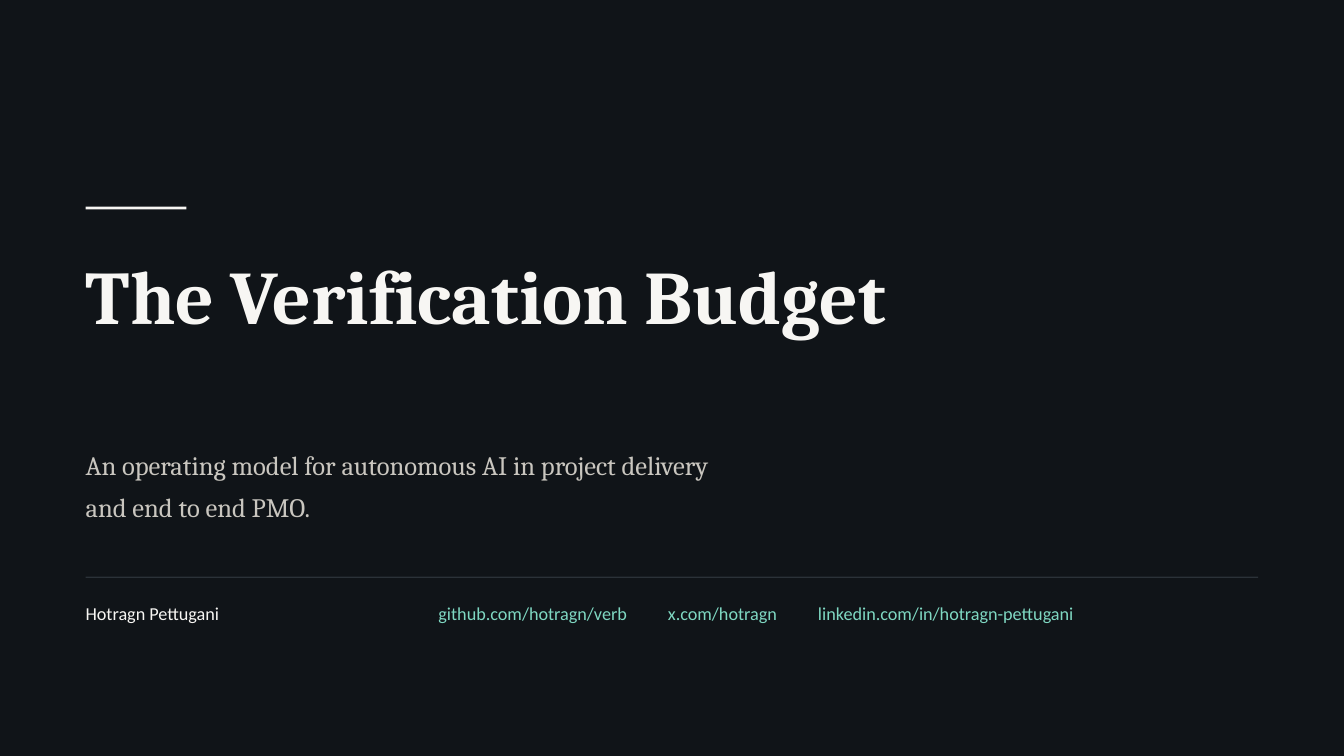
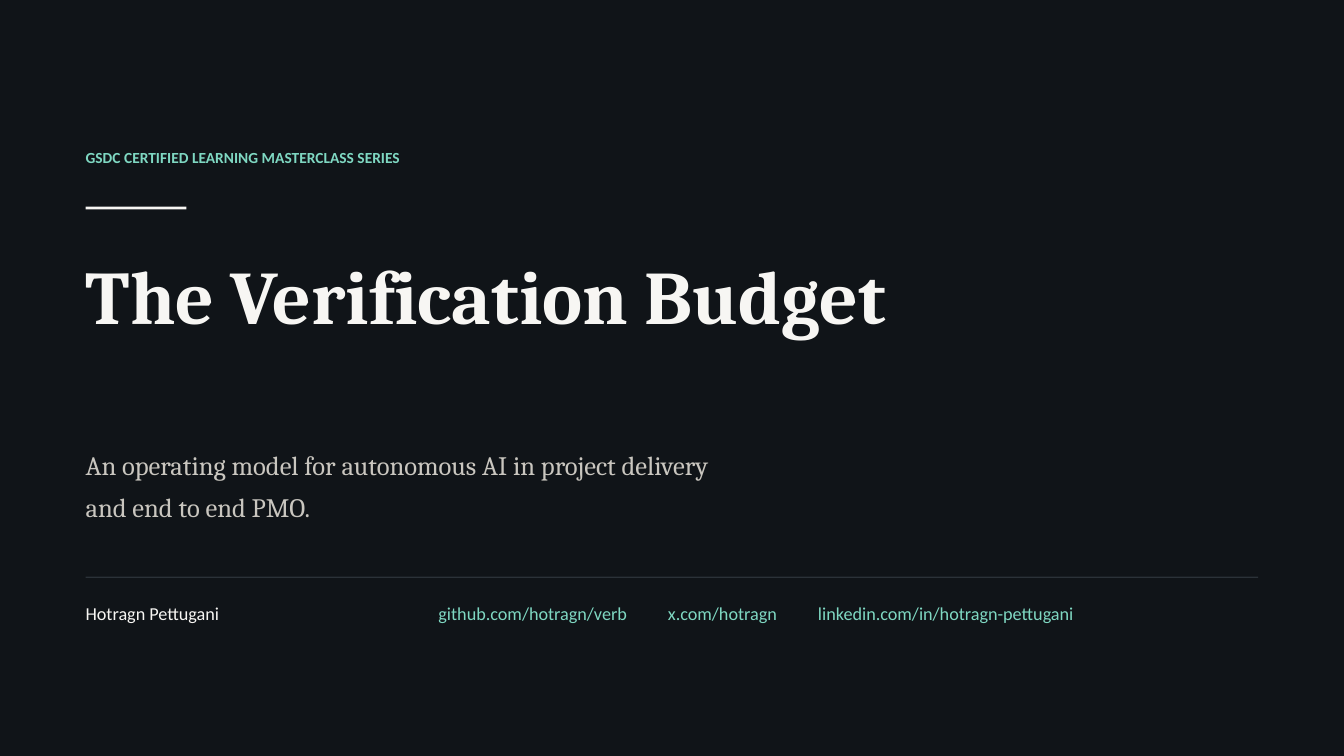
Before and after one commit to Hotragn/verb, a slide deck: slide 1 of deck/verification-budget.pptx. Drawn at 1344x756 pixels with LibreOffice and Linux fonts; fonts in the diff are those of the drawing. Boxes give left, top, right and bottom in pixels: in the first picture for what was removed or moved away, otherwise in the second. Text is boxed around its words. In the diff, an @@ line names an element or a change of style, - is before the commit and + after.

```diff
--- a/deck/verification-budget.pptx
+++ b/deck/verification-budget.pptx
@@ text added at bbox=[86, 153, 399, 163], 11 pt, text #7FD8C2, bold @@
+GSDC CERTIFIED LEARNING MASTERCLASS SERIES
```
Also in this commit, not shown: 50 other files.
